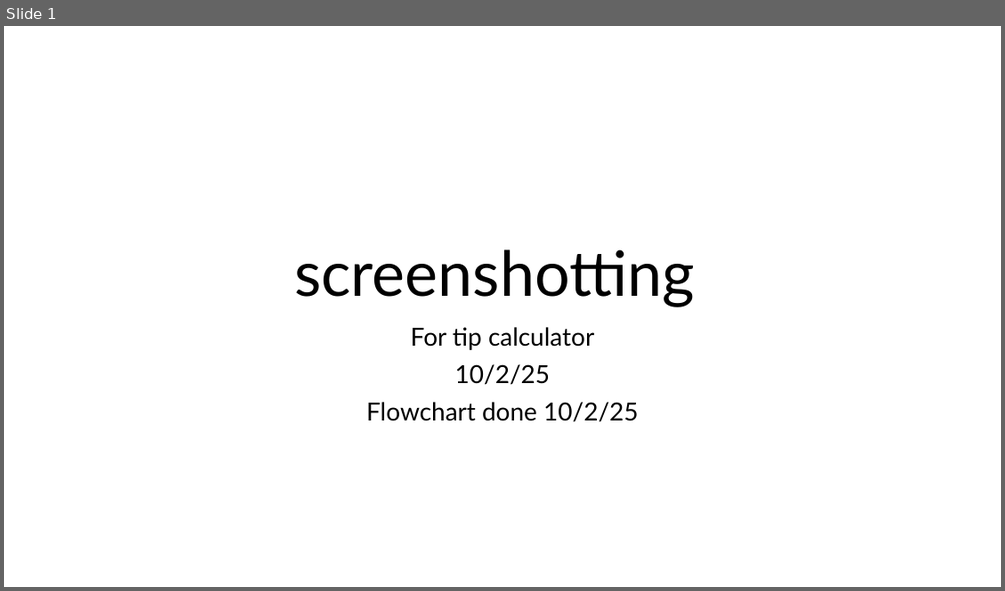
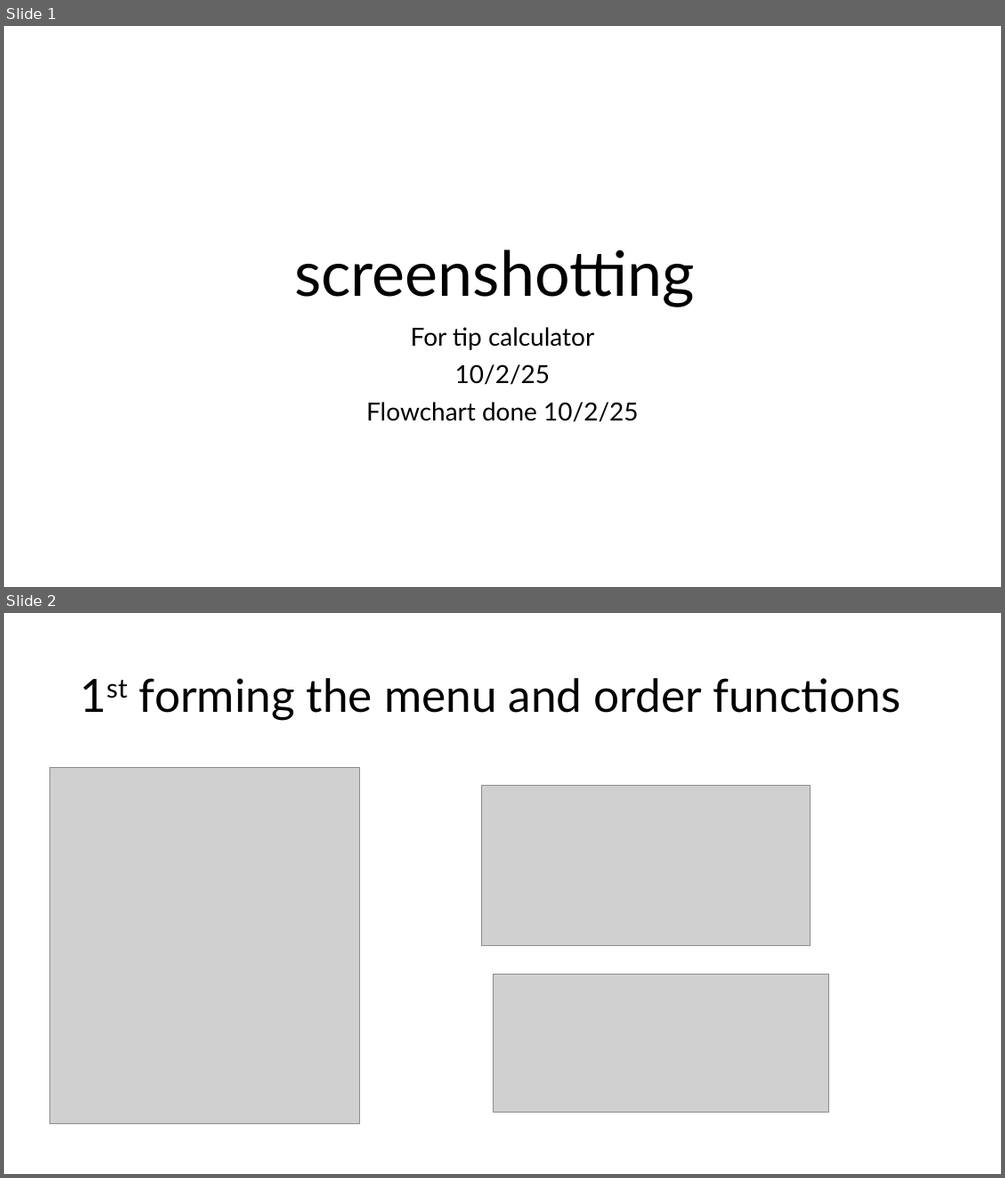
Before and after one commit to PengoPango/403IT_Programming_repos, a slide deck: 403_Programming/assignments/tipcalculatorprogress_screenshots.pptx. Shown one above the other, each under a label of ours: slide 1 before the commit, slides 1 and 2 after it. The pictures are 1005x591 and 1005x1178 pixels, drawn with LibreOffice and Linux fonts; fonts in the diff are those of the drawing; grey boxes stand for pictures. Boxes give left, top, right and bottom in pixels: in the first picture for what was removed or moved away, otherwise in the second. Text is boxed around its words. In the diff, an @@ line names an element or a change of style, - is before the commit and + after.

```diff
--- a/403_Programming/assignments/tipcalculatorprogress_screenshots.pptx
+++ b/403_Programming/assignments/tipcalculatorprogress_screenshots.pptx
@@ slide 2 added at box(4, 613, 1001, 1174), background #FFFFFF @@
@@ title added at box(139, 678, 900, 720), 44 pt, text #000000 @@
+1st forming the menu and order functions
@@ picture added at box(49, 767, 359, 1123) @@
@@ picture added at box(482, 786, 810, 946) @@
@@ picture added at box(493, 974, 829, 1111) @@
```
Also in this commit, not shown: 16 other slides added, 1 slide removed, 2 other files.
